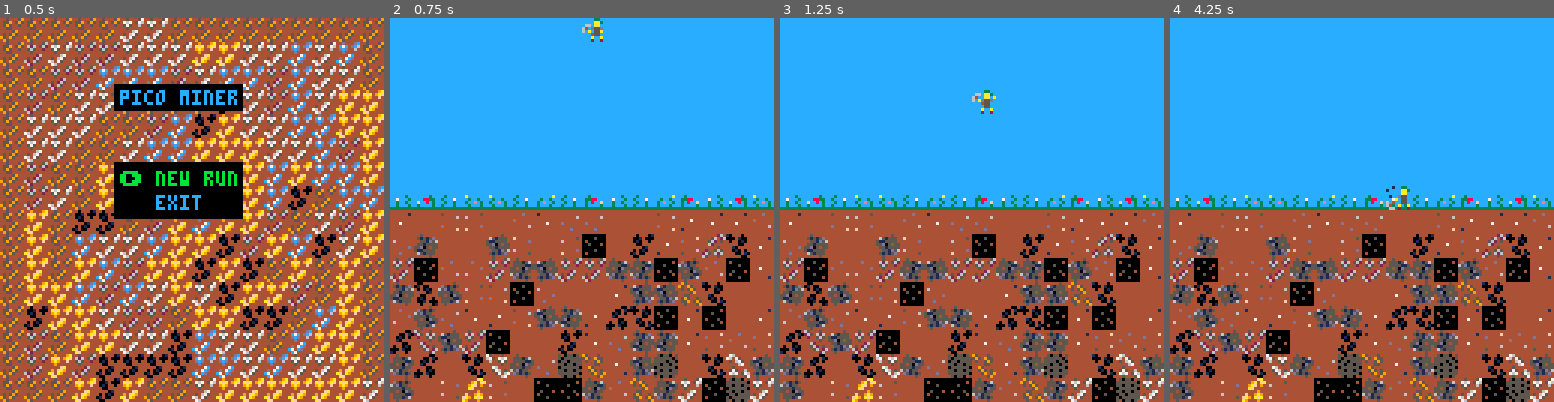
Above: before the commit, frames 1-4 (left to right).
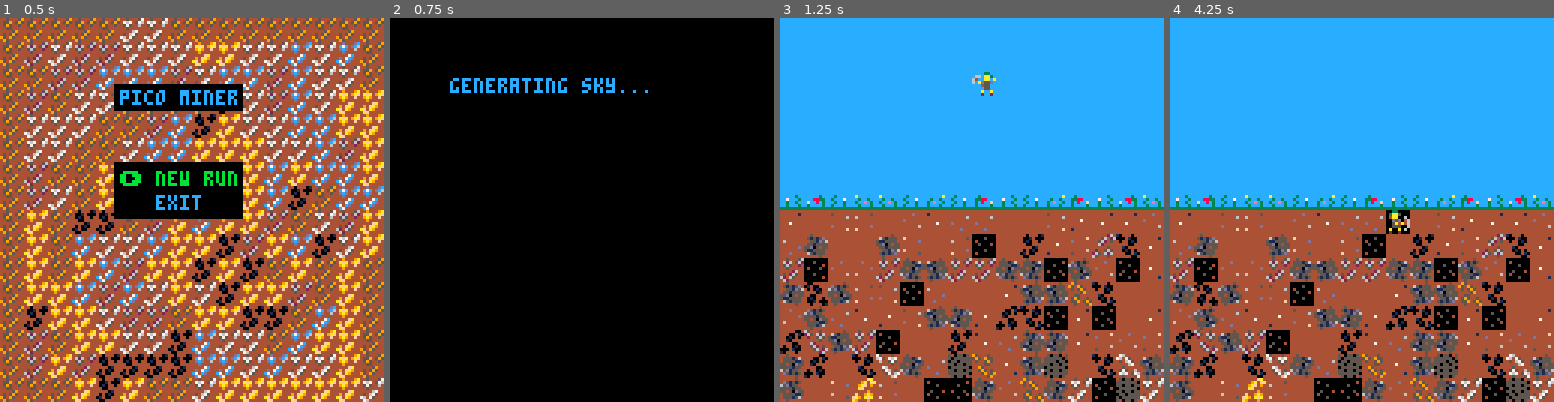
Above: after the commit, the same moments.

Repository: Divoolej/pico-miner
Game: PICO-8 cartridge pico_miner.p8
Same seed, same stepped clock (60 frames per second), same inputs: the game is played once before the commit and once after it.
Inputs:
- Up to frame 1 (0.5 s): tap X (X key) at 0.33 s
- Up to frame 2 (0.75 s): tap O (Z key) at 0.7 s
- Up to frame 3 (1.25 s): tap X (X key) at 1.07 s
- Up to frame 4 (4.25 s): hold Right 1.6-2.1 s; tap O (Z key) every 0.4 s from 1.7 to 4.1 s; tap X (X key) at 1.85, 2.97, 4.08 s; hold Up 2.15-2.42 s; hold Right 2.47-3.03 s; hold Left 3.08-3.58 s; hold Down 3.63-3.97 s; hold Right from 4.02 s (still down)

Frame 1 is identical in both runs. In frame 2, 93% of the frame differs, in the area x 0-100%, y 0-100%; in frame 3, 0.3%; in frame 4, 0.5%.

Commit message:
Speed up animations, fix a bug when changing direction

Diff:
--- a/pico_miner.p8
+++ b/pico_miner.p8
@@ -58,6 +58,12 @@
 function _update()
 	if game.state == "menu" then
 		menu:update()
+ elseif game.state == "generating" then
+  if costatus(game.map_generation_coroutine) != "dead" then
+   coresume(game.map_generation_coroutine)
+  else
+   game.state = "game"
+  end
 	elseif game.state == "game" then
 		game:update()
 	end
@@ -66,6 +72,8 @@
 function _draw()
 	if game.state == "menu" then
 		menu:draw()
+ elseif game.state == "generating" then
+  game:draw_generating_status()
 	elseif game.state == "game" then
 		game:draw()
 	end
@@ -203,6 +211,28 @@
  }
 end
 
+function expensive()
+ local i, b
+ for i=1,9999,0.1 do
+  b=123*23/104*108/99*34/99*87*123*23/104*108/99*34/99*87
+  b=123*23/104*108/99*34/99*87*123*23/104*108/99*34/99*87
+  b=123*23/104*108/99*34/99*87*123*23/104*108/99*34/99*87
+  b=123*23/104*108/99*34/99*87*123*23/104*108/99*34/99*87
+  b=123*23/104*108/99*34/99*87*123*23/104*108/99*34/99*87
+  b=123*23/104*108/99*34/99*87*123*23/104*108/99*34/99*87
+  b=123*23/104*108/99*34/99*87*123*23/104*108/99*34/99*87
+  b=123*23/104*108/99*34/99*87*123*23/104*108/99*34/99*87
+  b=123*23/104*108/99*34/99*87*123*23/104*108/99*34/99*87
+  b=123*23/104*108/99*34/99*87*123*23/104*108/99*34/99*87
+  b=123*23/104*108/99*34/99*87*123*23/104*108/99*34/99*87
+  b=123*23/104*108/99*34/99*87*123*23/104*108/99*34/99*87
+  b=123*23/104*108/99*34/99*87*123*23/104*108/99*34/99*87
+  b=123*23/104*108/99*34/99*87*123*23/104*108/99*34/99*87
+  b=123*23/104*108/99*34/99*87*123*23/104*108/99*34/99*87
+  b=123*23/104*108/99*34/99*87*123*23/104*108/99*34/99*87
+ end
+end
+
 function generate_map(self)
  local i, j
  -- generate sky
@@ -212,6 +242,8 @@
    self.world[i][j] = make_tile(26, j - 1, i - 1, true)
   end
  end
+ game.generation_status = "generating ground layer..."
+ yield()
  -- generate top ground layer and flowers
  self.world[8] = {}
  self.world[9] = {}
@@ -219,6 +251,8 @@
   self.world[8][j] = make_tile(40 + rndi(3), j - 1, 7, true)
   self.world[9][j] = make_tile(27 + rndi(4), j - 1, 8, true)
  end
+ game.generation_status = "generating underground..."
+ yield()
  -- generate underground
  for i=10,30 do
   self.world[i] = {}
@@ -229,10 +263,9 @@
 end
 
 function init_game(self)
-	self.state = "game"
- cls()
- print("generating level...", 20, 20, blue)
- self:generate_map()
+	self.state = "generating"
+ game.generation_status = "generating sky..."
+ self.map_generation_coroutine = cocreate(function() self:generate_map() end)
 	player:init()
 end
 
@@ -272,6 +305,11 @@
  player:update()
 end
 
+function draw_generating_status(self)
+ cls()
+ print(game.generation_status, 20, 20, blue)
+end
+
 function draw_game(self)
 	cls()
  for i,row in pairs(self.world) do
@@ -286,6 +324,7 @@
  world = {},
  is_loading = true,
  generate_map = generate_map,
+ draw_generating_status = draw_generating_status,
 	can_move = can_move,
 	can_dig = can_dig,
  has_floor = has_floor,
@@ -347,6 +386,7 @@
 end
 
 function check_position(self)
+ self.animation_frame = 0
  if game:has_floor(self.x_grid, self.y_grid) then
   self:stop()
  else
@@ -355,15 +395,13 @@
 end
 
 function move(self)
-	if self.animation_frame % 2 == 0 then
-  if self.direction == left then
- 		self.x -= 1
- 	else
- 		self.x += 1
- 	end
- end
- if (self.animation_frame % 4 == 0) self.current_sprite += 1
-	if self.animation_frame >= 15 then
+ if self.direction == left then
+		self.x -= 1
+	else
+		self.x += 1
+	end
+ if (self.animation_frame % 2 == 0) self.current_sprite += 1
+	if self.animation_frame >= 7 then
   if self.direction == left then
    self.x_grid -= 1
   else
@@ -376,8 +414,8 @@
 end
 
 function dig(self)
- if (self.animation_frame % 3 == 0) self.current_sprite += 1
- if self.animation_frame >= 21 then
+ if (self.animation_frame % 2 == 0) self.current_sprite += 1
+ if self.animation_frame >= 10 then
   game:dig(self.x_grid, self.y_grid, self.direction)
   self:check_position()
  else
@@ -413,17 +451,18 @@
 end
 
 function handle_controls_when_moving(self)
+ if (self.animation_frame == 0) return
  if btnp(left) and self.is_facing_left == false then
   self.is_facing_left = true
   self.direction = left
-  self.animation_frame = 15 - self.animation_frame
-  self.current_sprite = self.animation_frame / 4
+  self.animation_frame = 8 - self.animation_frame
+  self.current_sprite = self.animation_frame / 2
   self.x_grid += 1
  elseif btnp(right) and self.is_facing_left == true then
   self.is_facing_left = false
   self.direction = right
-  self.animation_frame = 15 - self.animation_frame
-  self.current_sprite = self.animation_frame / 4
+  self.animation_frame = 8 - self.animation_frame
+  self.current_sprite = self.animation_frame / 2
   self.x_grid -= 1
  end
 end
@@ -477,14 +516,14 @@
 0055400000554000005540000055400000554000005540000055000000550000000000000000000040401044454595444542654445467544494fa9444d47cd44
 0a00a00000a0a00000a0a00000a0a0000a00a0000a00a0000a00a0000a00a000000000000000000001400444954954446246544476475444af4a9444c74cd444
 02002000020020000200200002002000020020000200200002002000020020000000000000000000400444444954444446244444476444444af444444c744444
-00330000003300000033000000330000003306600033001003300100003300000000000000000000cccccccc4444444444444444444444444444444400000000
-03aa000003aa000003aa000003aa000003aa004603aa10013aa0000103aa00000000000007000000cccccccc444444444444444444444444444444f400000000
-00aa066000aa066000aa066000aa006000aa040600aa01600aa0000000aa00600000000000007000cccccccc4444444446444444444444444d44444400000000
-0d55d0460d55d04600d5d04600d5d00600d5a00000d5d006055d00100555d0060000000000777700cccccccc4444444444444444444744444444444400000000
-0a550a0600a50a06005a0a06005a4a46005a0001005a4a460550a0000a554a460000000007777000cccccccc44444444444444d4444444444444444400000000
-00554000005540000055400000550006005500100055000605500406005500060000000000700070cccccccc4444444444444444444444444444446400000000
-0a00a0000a00a0000a00a0000a00a0600a00a0000a00a060a00a00460a00a0600000000000000777cccccccc44444444444d4444444444144544444400000000
-02002000020020000200200002002000020020000200200020020660020020000000000000000000cccccccc4444444444444444444444444444444400000000
+00330000003300000033066000330010033001000033000000000000000000000000000000000000cccccccc4444444444444444444444444444444400000000
+03aa000003aa000003aa004603aa10013aa0000103aa000000000000000000000000000007000000cccccccc444444444444444444444444444444f400000000
+00aa066000aa006000aa040600aa01600aa0000000aa006000000000000000000000000000007000cccccccc4444444446444444444444444d44444400000000
+00d5d04600d5d00600d5a00000d5d006055d00100555d00600000000000000000000000000777700cccccccc4444444444444444444744444444444400000000
+005a0a06005a4a46005a0001005a4a460550a0000a554a4600000000000000000000000007777000cccccccc44444444444444d4444444444444444400000000
+00554000005500060055001000550006055004060055000600000000000000000000000000700070cccccccc4444444444444444444444444444446400000000
+0a00a0000a00a0600a00a0000a00a060a00a00460a00a06000000000000000000000000000000777cccccccc44444444444d4444444444144544444400000000
+02002000020020000200200002002000200206600200200000000000000000000000000000000000cccccccc4444444444444444444444444444444400000000
 0000000000000000000000000000000000000000000000000000000000000000cccccccccccccccccccccccc4454444444544544540550540000000000000000
 0000000000000000000000000000000000000000000000000000000000000000cccccccccccccccccccccccc451515d4401505d0505555550000000000005000
 0000000000000000000000000000000000000000000000000000000000000000cccccccccccccccccccccccc44551d5605001d06055055550445544004000000
@@ -502,7 +541,7 @@
 00000000000000000000000000000000000000000000000000000000000000000000000000000000000000000140044400000000000000000000000000000000
 00000000000000000000000000000000000000000000000000000000000000000000000000000000000000004004444400000000000000000000000000000000
 __gff__
-00000000000000000000070707070707000000000000000000030b04070707000303030303000000090909070703100b0000000000000000000000070000000000000000000000000000000000000000000000000000000000000000000000000000000000000000000000000000000000000000000000000000000000000000
+00000000000000000000070707070707000000000000000000030b04070707000000000000000000090909070703100b0000000000000000000000070000000000000000000000000000000000000000000000000000000000000000000000000000000000000000000000000000000000000000000000000000000000000000
 0000000000000000000000000000000000000000000000000000000000000000000000000000000000000000000000000000000000000000000000000000000000000000000000000000000000000000000000000000000000000000000000000000000000000000000000000000000000000000000000000000000000000000
 __map__
 1a1a1a1a1a1a1a1a1a1a1a1a1a1a191a0b0b0b0b0b0d0d0b0b0b0b0b0b0b0b0b000000000000000000000000000000000000000000000000000000000000000000000000000000000000000000000000000000000000000000000000000000000000000000000000000000000000000000000000000000000000000000000000
